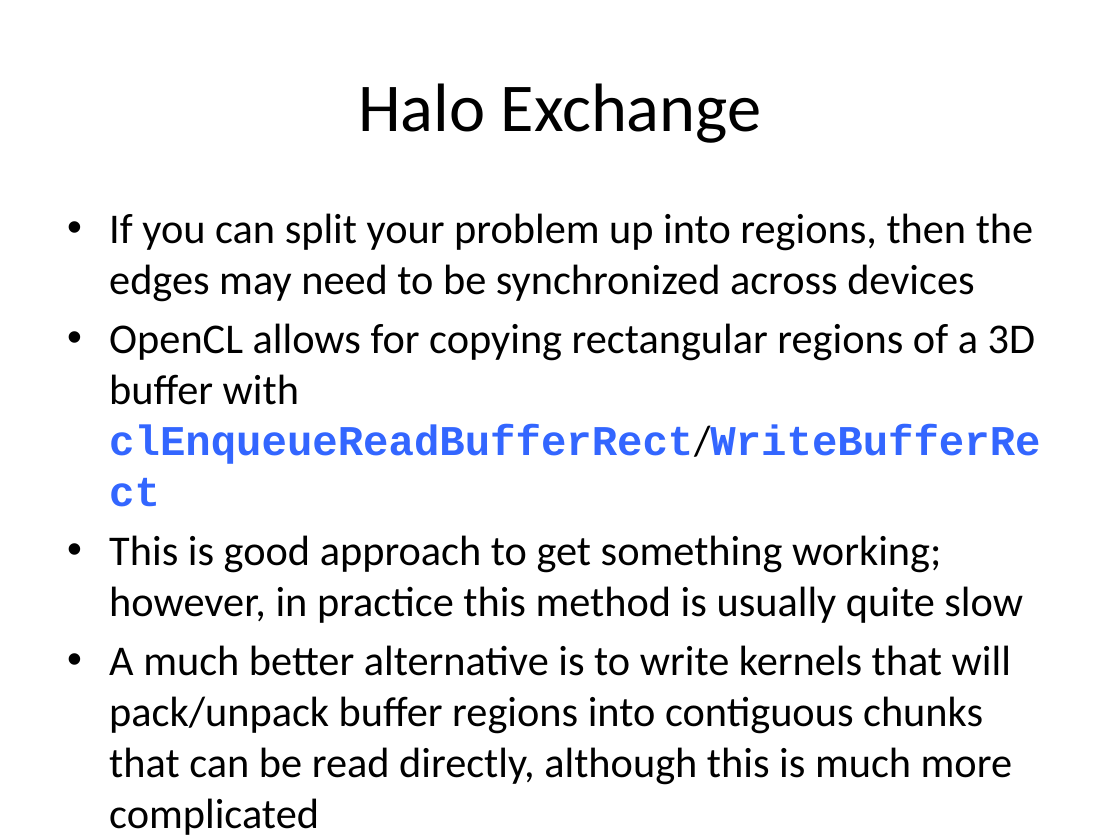
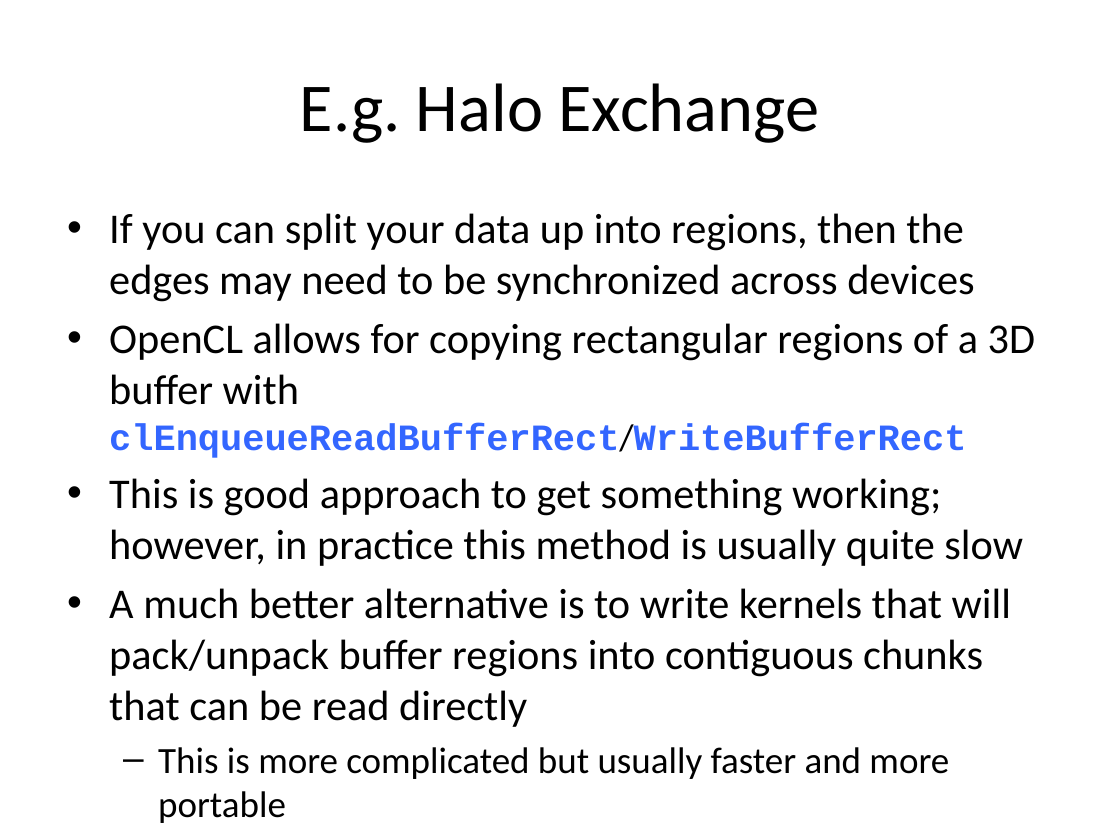
Before and after one commit to UoB-HPC/opencl-training-code, a slide deck: slide 11 of slides/advanced_part1.pptx. Drawn at 1120x840 pixels with LibreOffice and Linux fonts; fonts in the diff are those of the drawing. Boxes give left, top, right and bottom in pixels: in the first picture for what was removed or moved away, otherwise in the second. Text is boxed around its words. In the diff, an @@ line names an element or a change of style, - is before the commit and + after.

Commit message:
Part 1 updates
Minor wording improvements across several slides.

```diff
--- a/slides/advanced_part1.pptx
+++ b/slides/advanced_part1.pptx
@@ title at [300,83,820,143]: text changed @@
-Halo Exchange
+E.g. Halo Exchange
@@ text at [109,213,974,302]: text changed @@
-• If you can split your problem up into regions, then the edges may need to be synchronized across devices
+• If you can split your data up into regions, then the edges may need to be synchronized across devices
@@ text at [109,323,1035,458]: size 27.2 to 23.8 pt in "clEnqueueReadBufferRect/WriteBufferRect" @@
@@ text at [109,588,1011,779]: text changed @@
-• A much better alternative is to write kernels that will pack/unpack buffer regions into contiguous chunks that can be read directly, although this is much more complicated
+• A much better alternative is to write kernels that will pack/unpack buffer regions into contiguous chunks that can be read directly
+  – This is more complicated but usually faster and more portable
```
Also in this commit, not shown: 12 other slides changed.
